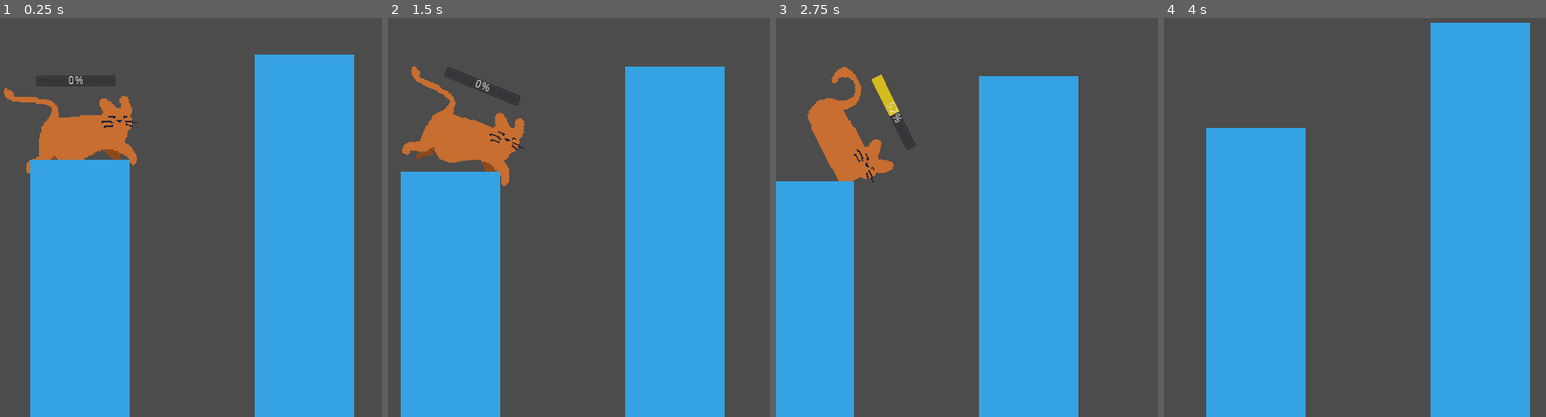
Above: before the commit, frames 1-4 (left to right).
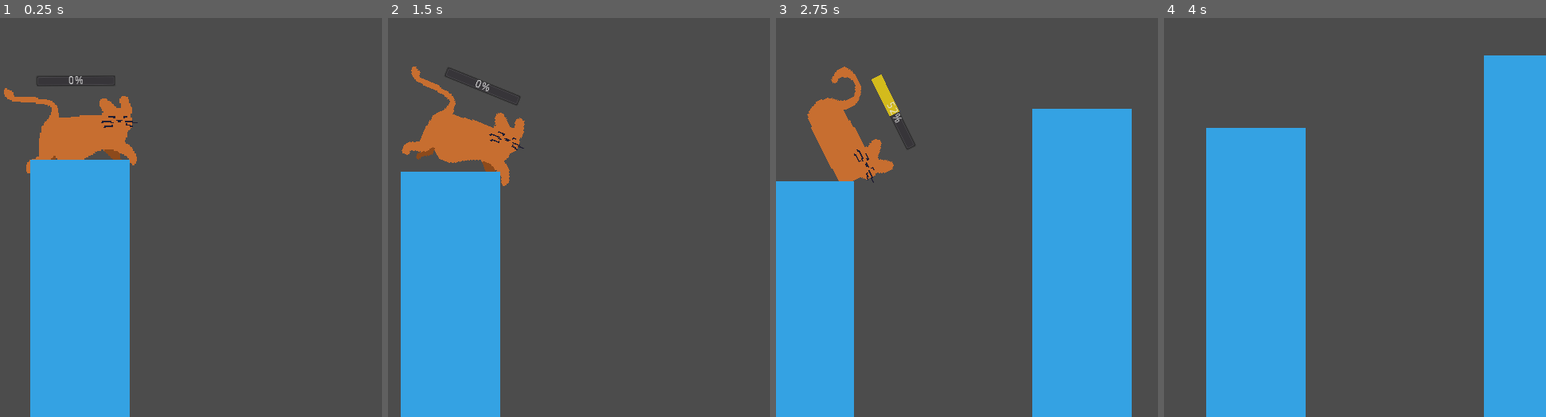
Above: after the commit, the same moments.

Repository: zMenta/Godot-Projects
Game: Godot game, scene res://Scenes/Main.tscn
The game is run twice, just before and just after one commit, with the same random seed, the same clock (stepped at 60 frames per second) and the same inputs.
Inputs (mouse positions are in pixels of both pictures, inside the frame that each line leads up to):
- Up to frame 1 (0.25 s): no input
- Up to frame 2 (1.5 s): move the mouse to (559, 245) at 0.52 s; press the mouse at (559, 245) at 0.53 s; move the mouse to (693, 217) at 1.27 s; release the mouse at (693, 217) at 1.28 s; click (693, 217) at 1.35 s
- Up to frame 3 (2.75 s): move the mouse to (852, 45) at 2.02 s; press the mouse at (852, 45) at 2.03 s
- Up to frame 4 (4 s): move the mouse to (1374, 129) at 2.77 s; release the mouse at (1374, 129) at 2.78 s; click (1374, 129) at 2.85 s; move the mouse to (outside the picture) at 3.52 s; press the mouse at (outside the picture) at 3.53 s

The runs differ from the first frame. In frame 1, 24% of the frame differs, in the area x 66-93%, y 9-100%; in frame 2, 23%; in frame 3, 24%, in the area x 53-94%, y 14-100%; in frame 4, 19%.

Commit message:
compidis quest | spawning blocks WIP

Diff:
--- a/Compidi's Quest/Scenes/Main.tscn
+++ b/Compidi's Quest/Scenes/Main.tscn
@@ -1,29 +1,28 @@
-[gd_scene load_steps=4 format=2]
+[gd_scene load_steps=5 format=2]
 
 [ext_resource path="res://Scenes/Player.tscn" type="PackedScene" id=1]
 [ext_resource path="res://Scenes/Block.tscn" type="PackedScene" id=2]
 [ext_resource path="res://Scripts/Main.gd" type="Script" id=3]
 
+[sub_resource type="Curve2D" id=1]
+_data = {
+"points": PoolVector2Array( 0, 0, 0, 0, 352, 184, 0, 0, 0, 0, 352, 368, 0, 0, 0, 0, 352, 376, 0, 0, 0, 0, 352, 488, 0, 0, 0, 0, 352, 128 )
+}
+
 [node name="Main" type="Node"]
 script = ExtResource( 3 )
+block_scene = ExtResource( 2 )
 
 [node name="Player" parent="." instance=ExtResource( 1 )]
 position = Vector2( 55, 303 )
 rotation = -0.00877057
 
-[node name="Blocks" type="Node2D" parent="."]
-
-[node name="Block" parent="Blocks" instance=ExtResource( 2 )]
+[node name="Block" parent="." instance=ExtResource( 2 )]
 position = Vector2( 3, 357 )
 
-[node name="Block2" parent="Blocks" instance=ExtResource( 2 )]
-position = Vector2( 285, 225 )
+[node name="BlockPath" type="Path2D" parent="."]
+curve = SubResource( 1 )
 
-[node name="Block3" parent="Blocks" instance=ExtResource( 2 )]
-position = Vector2( 566, 262 )
-
-[node name="Block4" parent="Blocks" instance=ExtResource( 2 )]
-position = Vector2( 872, 390 )
-
-[node name="Block5" parent="Blocks" instance=ExtResource( 2 )]
-position = Vector2( 1177, 290 )
+[node name="BlockSpawnPosition" type="PathFollow2D" parent="BlockPath"]
+position = Vector2( 352, 184 )
+rotation = 1.5708
--- a/Compidi's Quest/Scripts/Main.gd
+++ b/Compidi's Quest/Scripts/Main.gd
@@ -1,9 +1,20 @@
 extends Node
 
+export(PackedScene) var block_scene
+
+func _ready() -> void:
+	randomize()
+
+func spawn_block():
+	var block = block_scene.instance()
+	var block_spawn_location = $BlockPath/BlockSpawnPosition
+
+	block_spawn_location.offset = randi()
+	block.position = block_spawn_location.position
+
+	add_child(block)
+
 func _on_point_made():
+	spawn_block()
 	print("point made!")
 	$Player.set_sleeping(true)
-
-
-func _on_player_jump(speed_x) -> float:
-	return speed_x
